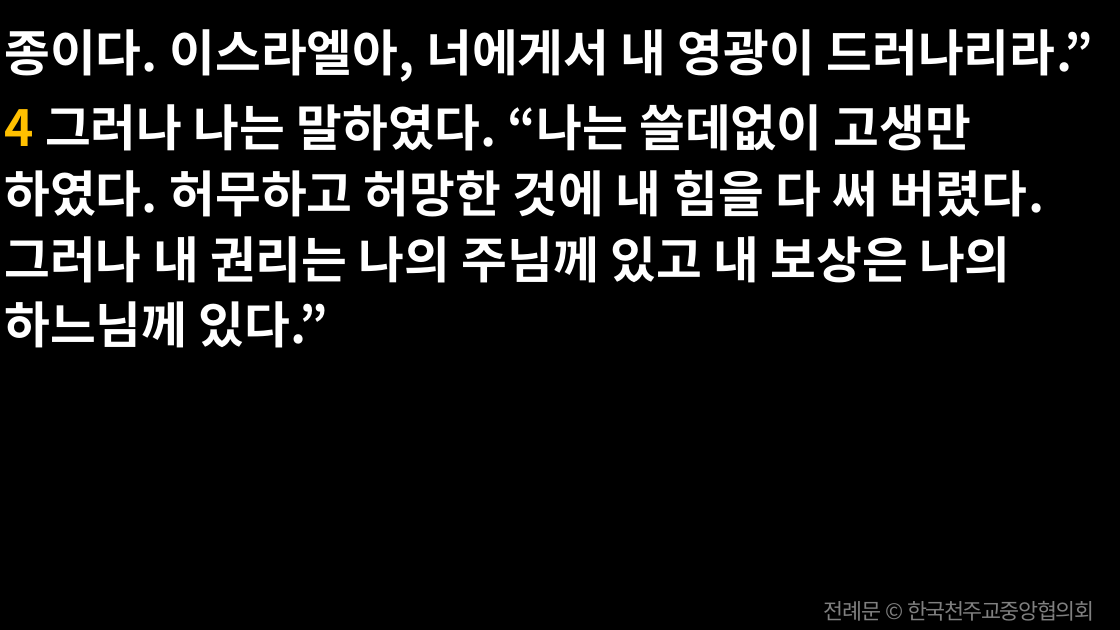
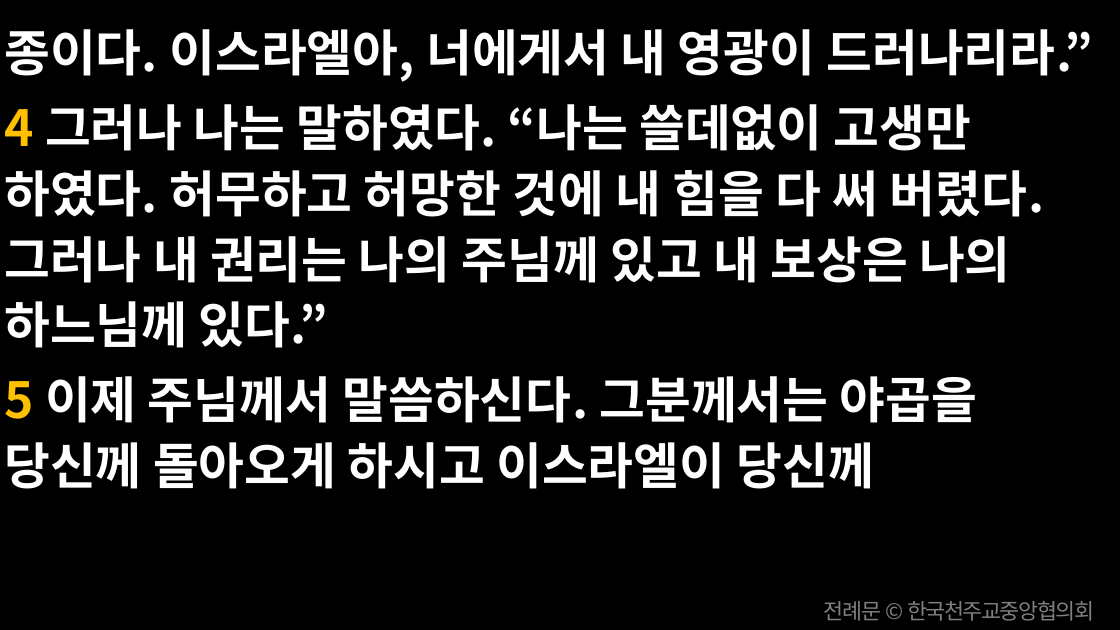
Before and after one commit to scottpark/missa_ppt, a slide deck: slide 20 of output/20260624/20260624_성 요한 세례자 탄생 대축일.pptx. Drawn at 1120x630 pixels with LibreOffice and Linux fonts; fonts in the diff are those of the drawing. Boxes give left, top, right and bottom in pixels: in the first picture for what was removed or moved away, otherwise in the second. Text is boxed around its words. In the diff, an @@ line names an element or a change of style, - is before the commit and + after.

```diff
--- a/output/20260624/20260624_성 요한 세례자 탄생 대축일.pptx
+++ b/output/20260624/20260624_성 요한 세례자 탄생 대축일.pptx
@@ text at (4, 376, 977, 489): paragraph added @@
+5 이제 주님께서 말씀하신다. 그분께서는 야곱을 당신께 돌아오게 하시고 이스라엘이 당신께
```
Also in this commit, not shown: 6 other slides changed, 52 other files.
